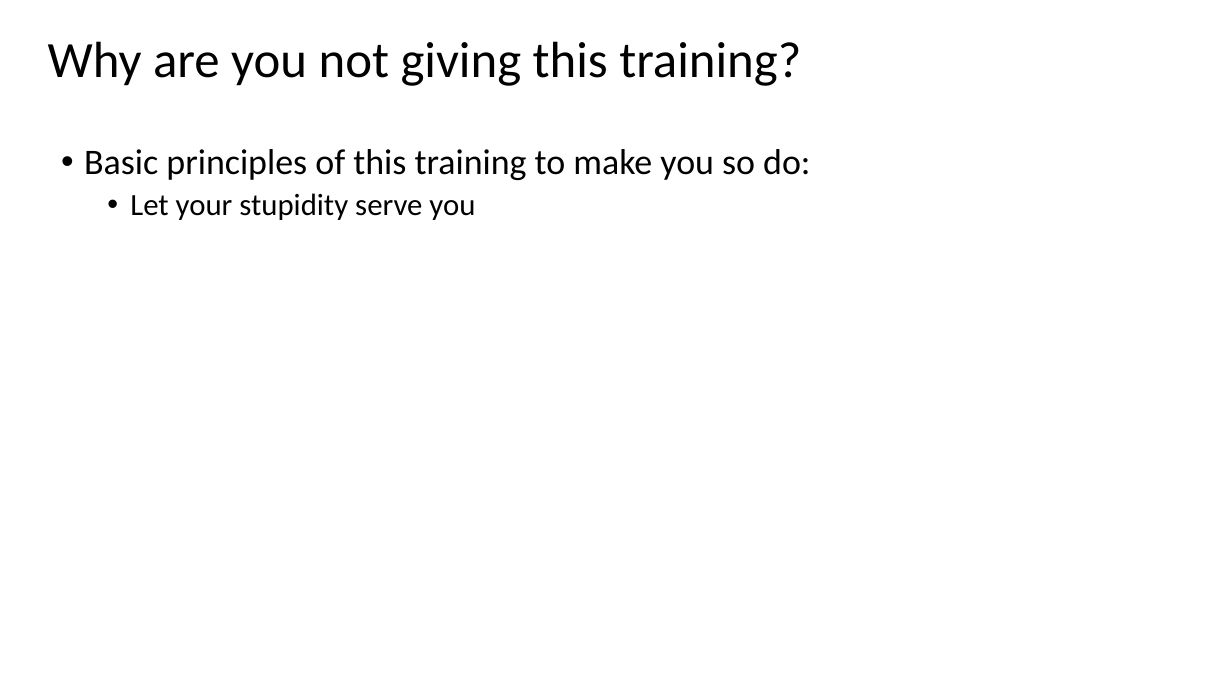
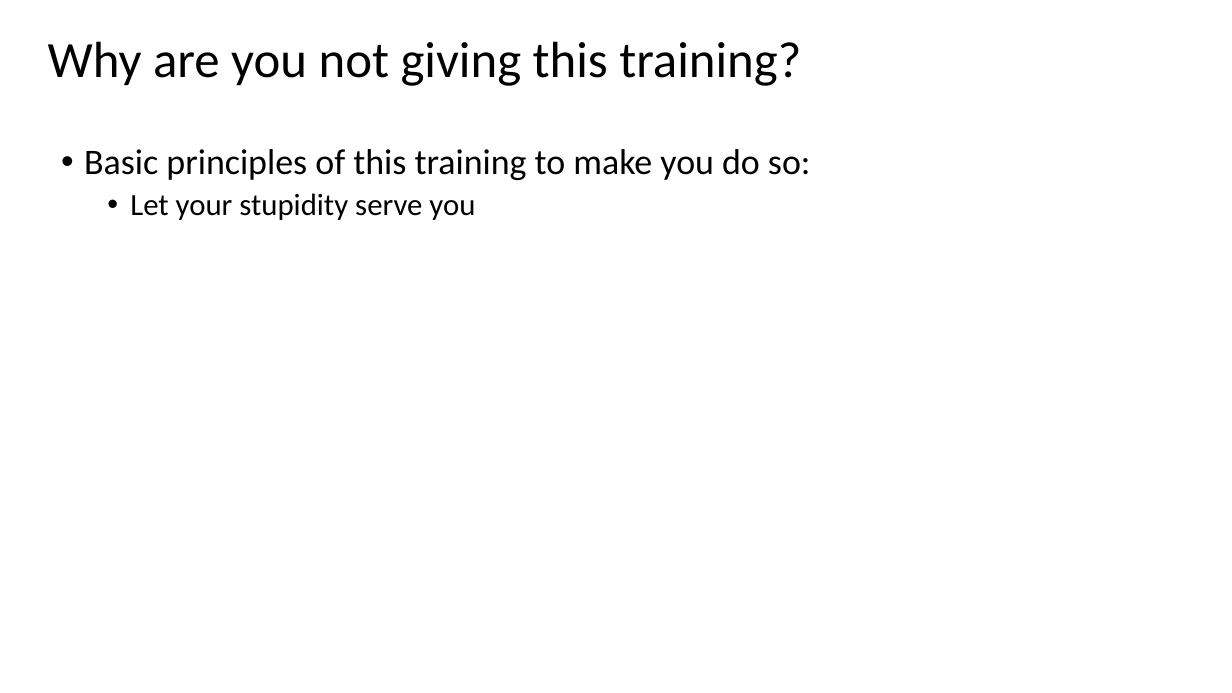
Before and after one commit to Bootcampanalytics/Training-material, a slide deck: slide 3 of Class intro.pptx. Drawn at 1232x693 pixels with LibreOffice and Linux fonts; fonts in the diff are those of the drawing. Boxes give left, top, right and bottom in pixels: in the first picture for what was removed or moved away, otherwise in the second. Text is boxed around its words. In the diff, an @@ line names an element or a change of style, - is before the commit and + after.

```diff
--- a/Class intro.pptx
+++ b/Class intro.pptx
@@ text at (84,149,811,180): text changed @@
-• Basic principles of this training to make you so do:
+• Basic principles of this training to make you do so:
```
Also in this commit, not shown: 2 other slides changed, 20 other files.
